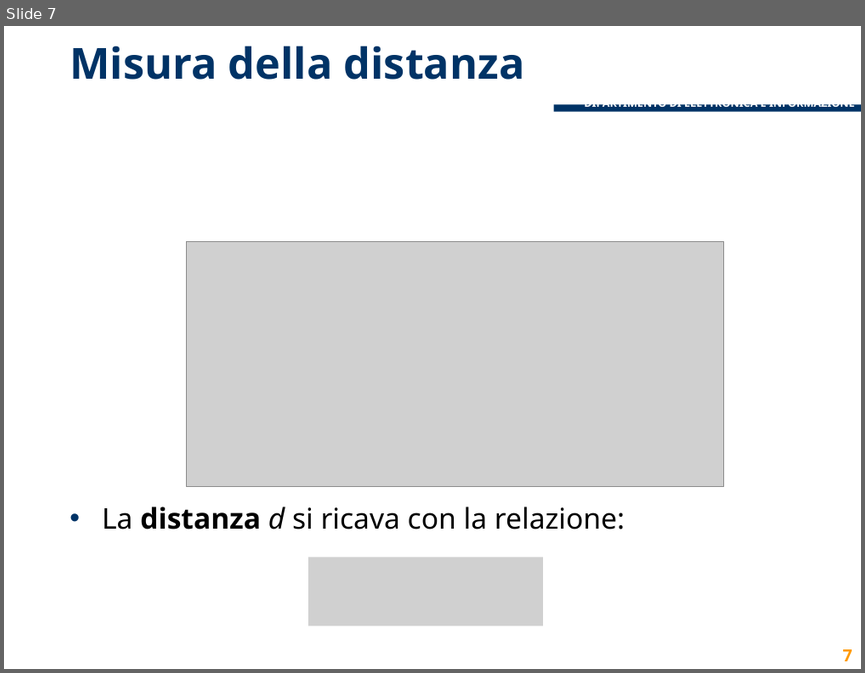
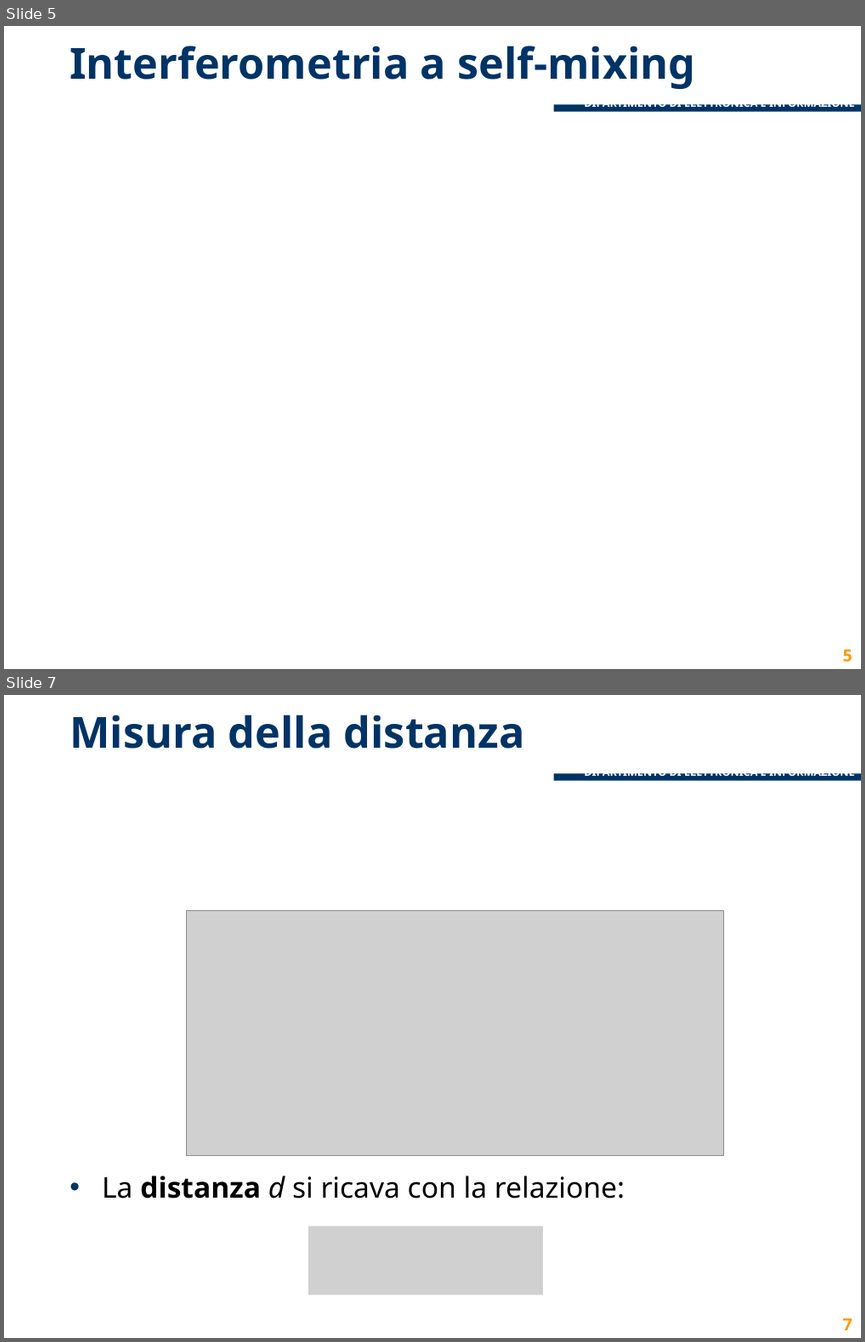
Before and after one commit to lcavagnispolimi/thesis_latex, a slide deck: presentazione_discussione.pptx. Shown one above the other, each under a label of ours: slide 7 before the commit, slides 5 and 7 after it; the slides between them are not shown. The pictures are 865x673 and 865x1342 pixels, drawn with LibreOffice and Linux fonts; fonts in the diff are those of the drawing; grey boxes stand for pictures; background and template pictures are left out. Boxes give left, top, right and bottom in pixels: in the first picture for what was removed or moved away, otherwise in the second. Text is boxed around its words. In the diff, an @@ line names an element or a change of style, - is before the commit and + after.

Commit message:
sistemate alcune cose, mancano le immagini della parte diego e l’approfondimento su self-mix

```diff
--- a/presentazione_discussione.pptx
+++ b/presentazione_discussione.pptx
@@ slide 5 added at (4, 26, 861, 669), background #FFFFFF; not listed: 3 template elements that a slide beside it also shows @@
@@ title added at (69, 46, 695, 89), 36 pt, text #003366, bold @@
+Interferometria a self-mixing
@@ page number added at (843, 649, 852, 662), 14 pt, text #FF9900, bold @@
+5
```
Also in this commit, not shown: 7 slides changed, 5 other slides added, 3 slides removed.
